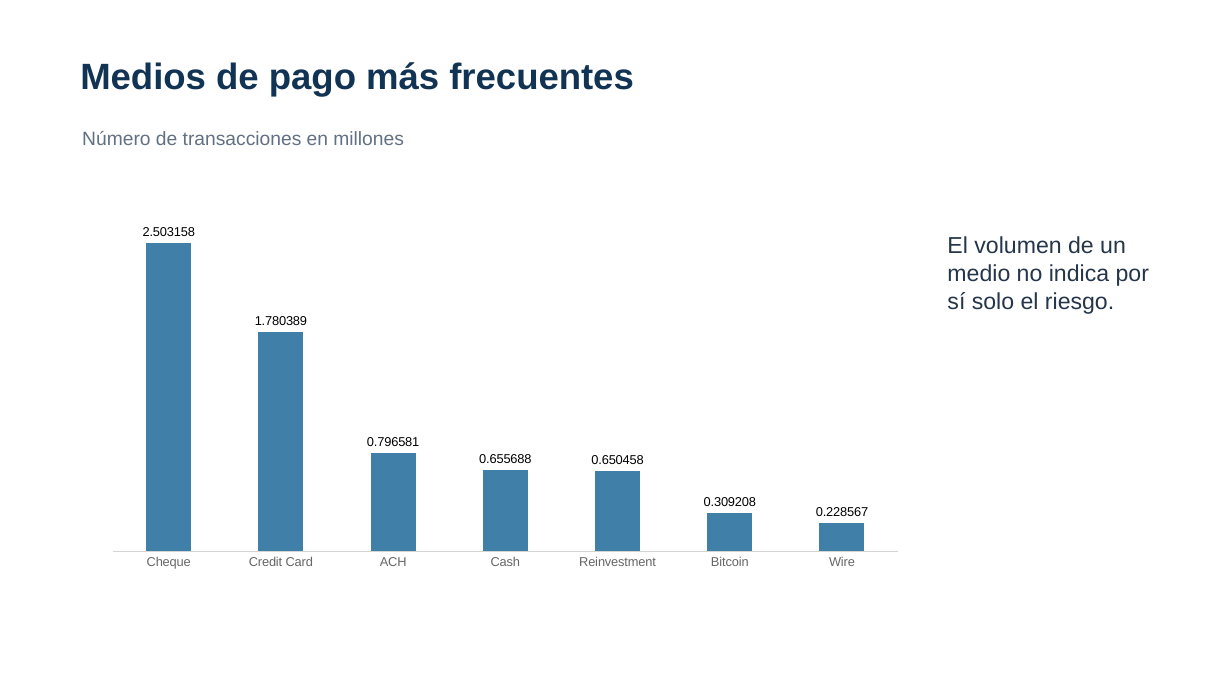
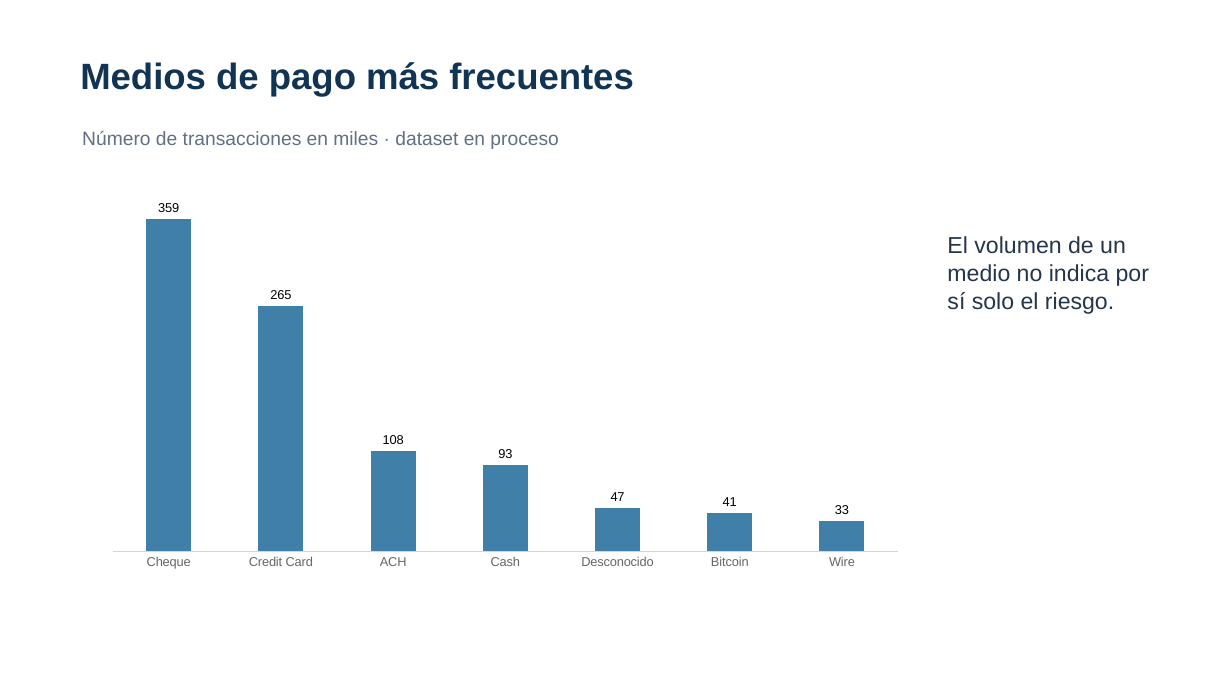
Before and after one commit to glender222/DataMining, a slide deck: slide 5 of informes/Presentacion_proyecto_borrador_v2.pptx. Drawn at 1232x693 pixels with LibreOffice and Linux fonts; fonts in the diff are those of the drawing. Boxes give left, top, right and bottom in pixels: in the first picture for what was removed or moved away, otherwise in the second. Text is boxed around its words. In the diff, an @@ line names an element or a change of style, - is before the commit and + after.

Commit message:
Actualizar presentación con los números de la data sucia
Diapositivas 3-9: ventana de 1.020.000 filas, 704 positivas (0,069 %),
medios de pago del dataset en proceso, calidad, variables nuevas y
dataset final de 946.201 x 12, alineados con el notebook y el informe.

```diff
--- a/informes/Presentacion_proyecto_borrador_v2.pptx
+++ b/informes/Presentacion_proyecto_borrador_v2.pptx
@@ text at [82, 131, 558, 149]: text changed @@
-Número de transacciones en millones
+Número de transacciones en miles · dataset en proceso
@@ column chart at [96, 174, 914, 579] @@
-categories: Cheque, Credit Card, ACH, Cash, Reinvestment, Bitcoin, Wire
+categories: Cheque, Credit Card, ACH, Cash, Desconocido, Bitcoin, Wire
-Series 1: 2.503158, 1.780389, 0.796581, 0.655688, 0.650458, 0.309208, 0.228567
+Series 1: 359, 265, 108, 93, 47, 41, 33
```
Also in this commit, not shown: 6 other slides changed.
